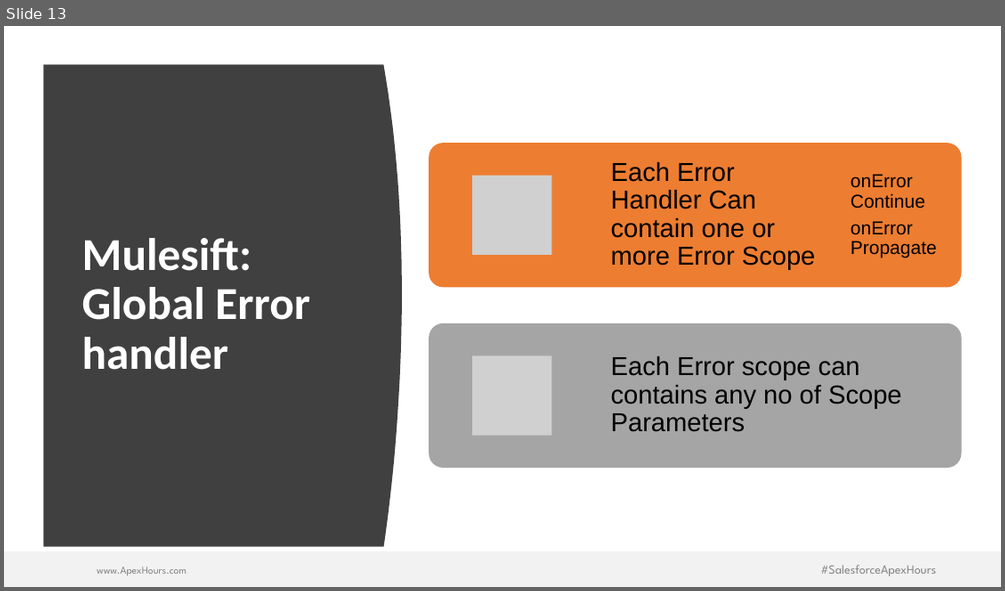
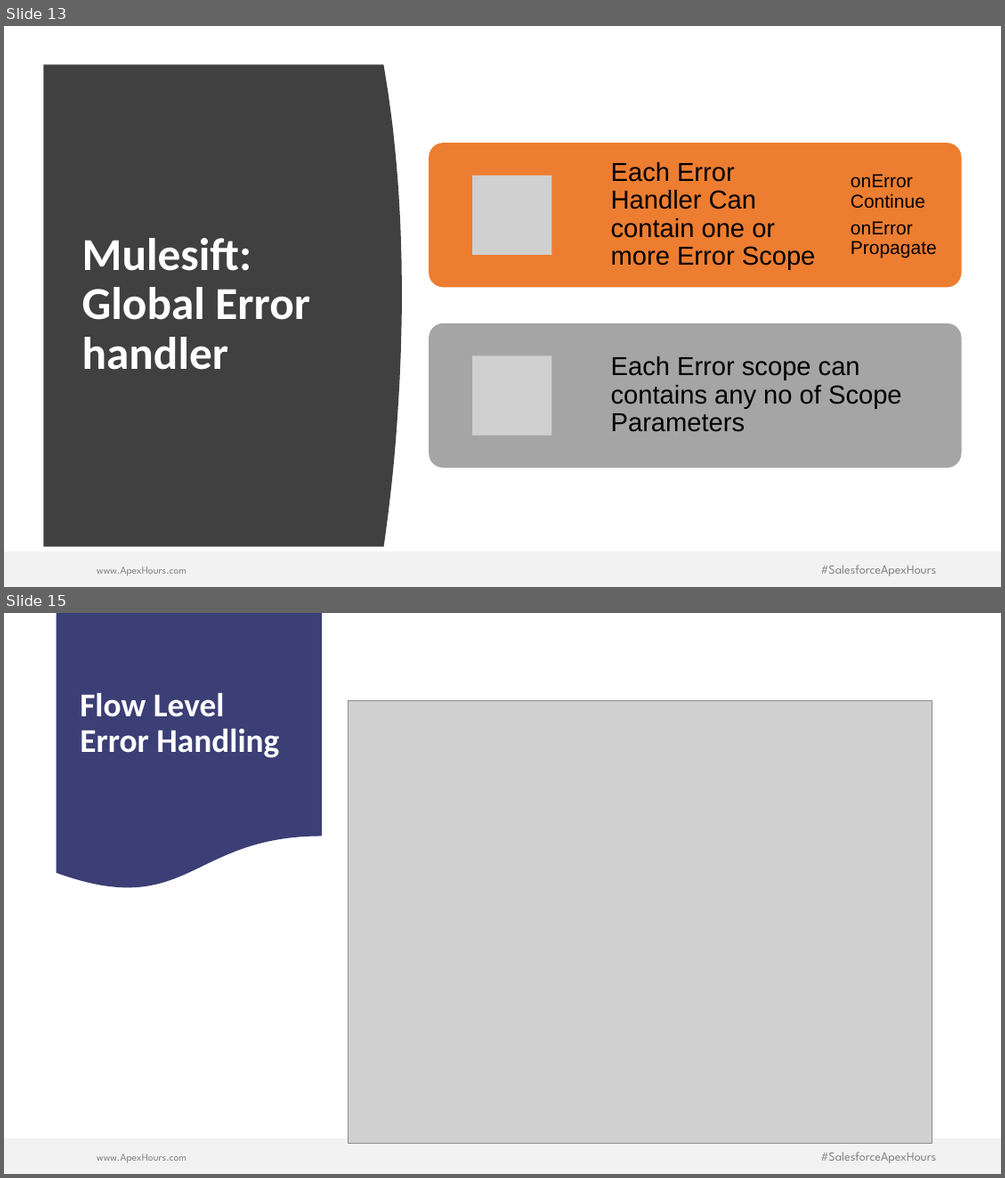
Before and after one commit to amitastreait/apexhours, a slide deck: Sessions/Error Handling in Mulesoft.pptx. Shown one above the other, each under a label of ours: slide 13 before the commit, slides 13 and 15 after it; the slides between them are not shown. The pictures are 1005x591 and 1005x1178 pixels, drawn with LibreOffice and Linux fonts; fonts in the diff are those of the drawing; grey boxes stand for pictures; background and template pictures are left out. Boxes give left, top, right and bottom in pixels: in the first picture for what was removed or moved away, otherwise in the second. Text is boxed around its words. In the diff, an @@ line names an element or a change of style, - is before the commit and + after.

```diff
--- a/Sessions/Error Handling in Mulesoft.pptx
+++ b/Sessions/Error Handling in Mulesoft.pptx
@@ slide 15 added at bbox=[4, 613, 1001, 1174], background #FFFFFF; not listed: 3 template elements that a slide beside it also shows @@
@@ flow chart document added at bbox=[57, 613, 322, 892], fill #3B3F75 @@
@@ title added at bbox=[80, 693, 279, 758], 32 pt, text #FFFFFF, bold @@
+Flow Level Error Handling
@@ picture added at bbox=[348, 700, 933, 1143] @@
```
Also in this commit, not shown: 2 other slides added, 4 other files.
